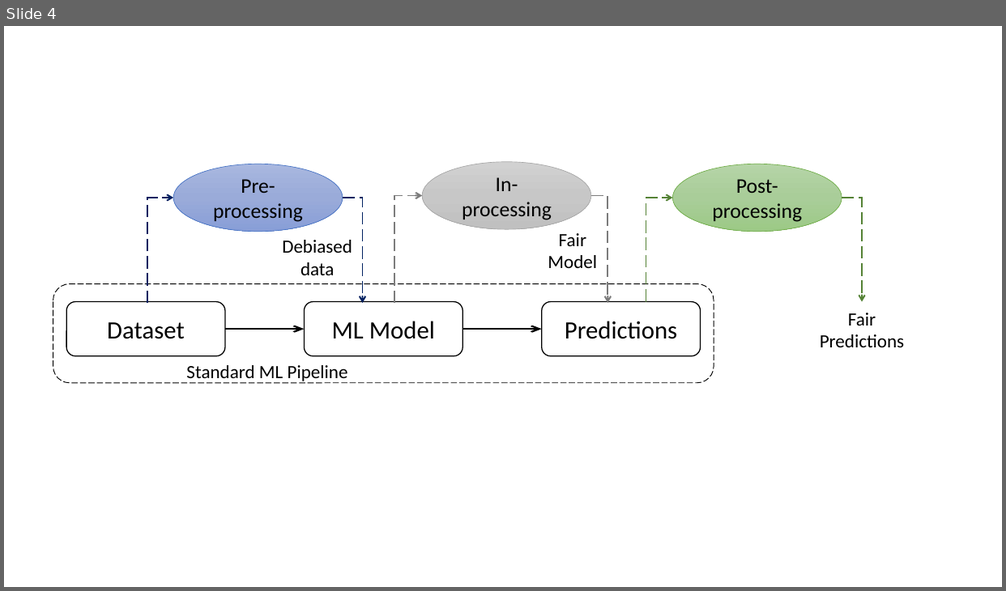
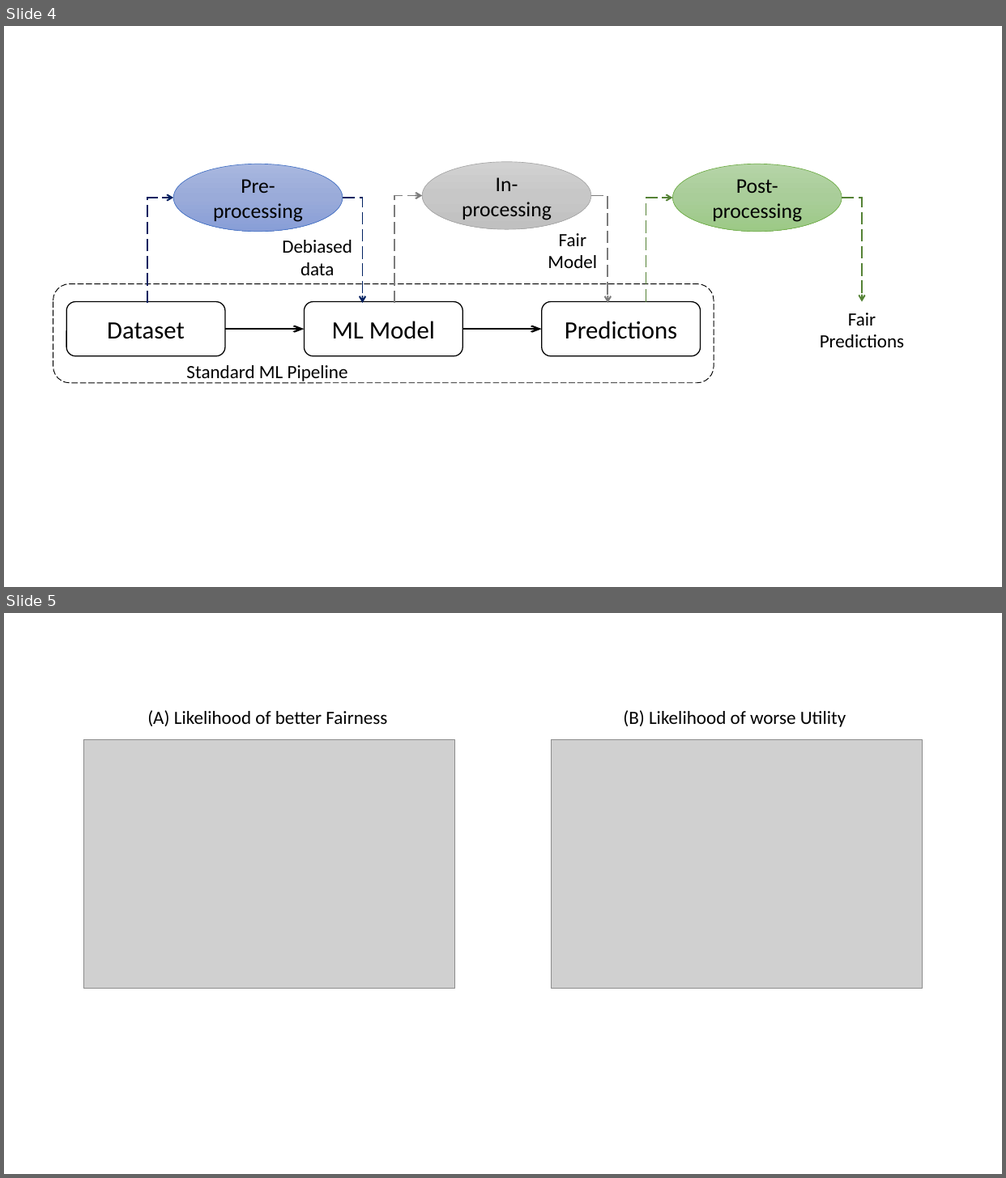
Before and after one commit to bhavyaghai/Cascaded-Debiasing, a slide deck: figures/cascade figures.pptx. Shown one above the other, each under a label of ours: slide 4 before the commit, slides 4 and 5 after it. The pictures are 1006x591 and 1006x1178 pixels, drawn with LibreOffice and Linux fonts; fonts in the diff are those of the drawing; grey boxes stand for pictures. Boxes give left, top, right and bottom in pixels: in the first picture for what was removed or moved away, otherwise in the second. Text is boxed around its words. In the diff, an @@ line names an element or a change of style, - is before the commit and + after.

```diff
--- a/figures/cascade figures.pptx
+++ b/figures/cascade figures.pptx
@@ slide 5 added at bbox=[4, 613, 1002, 1174], background #FFFFFF @@
@@ group added at bbox=[84, 710, 922, 989]: 2 pictures, 2 texts @@
+(A) Likelihood of better Fairness
+(B) Likelihood of worse Utility
```
Also in this commit, not shown: 17 other files.
